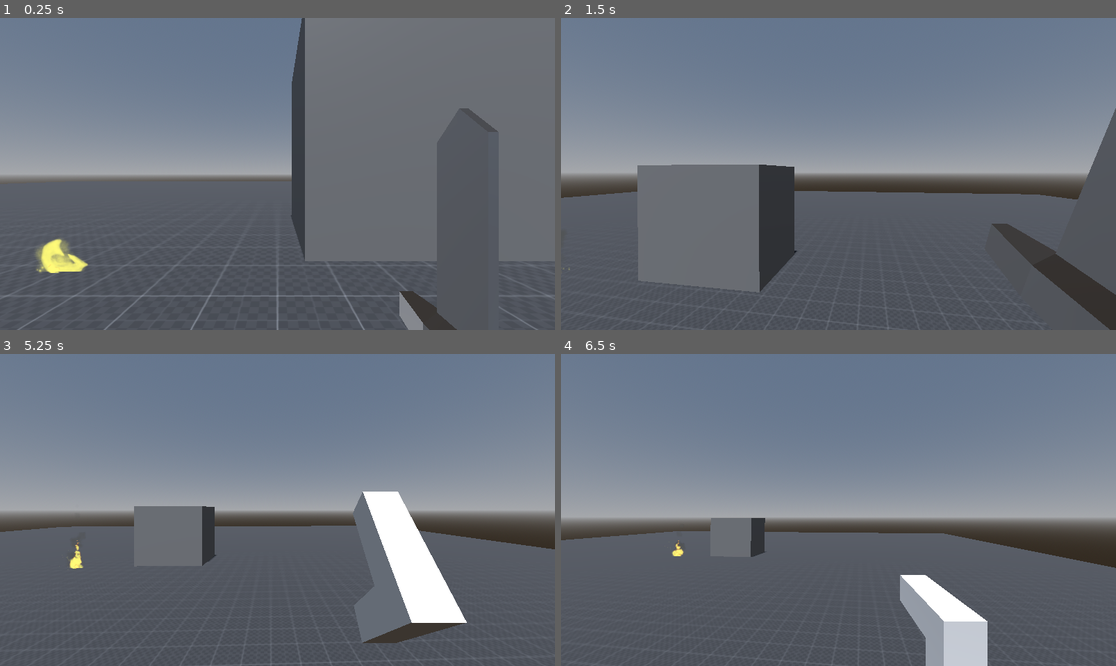
Above: before the commit, frames 1-4 (two rows, left to right).
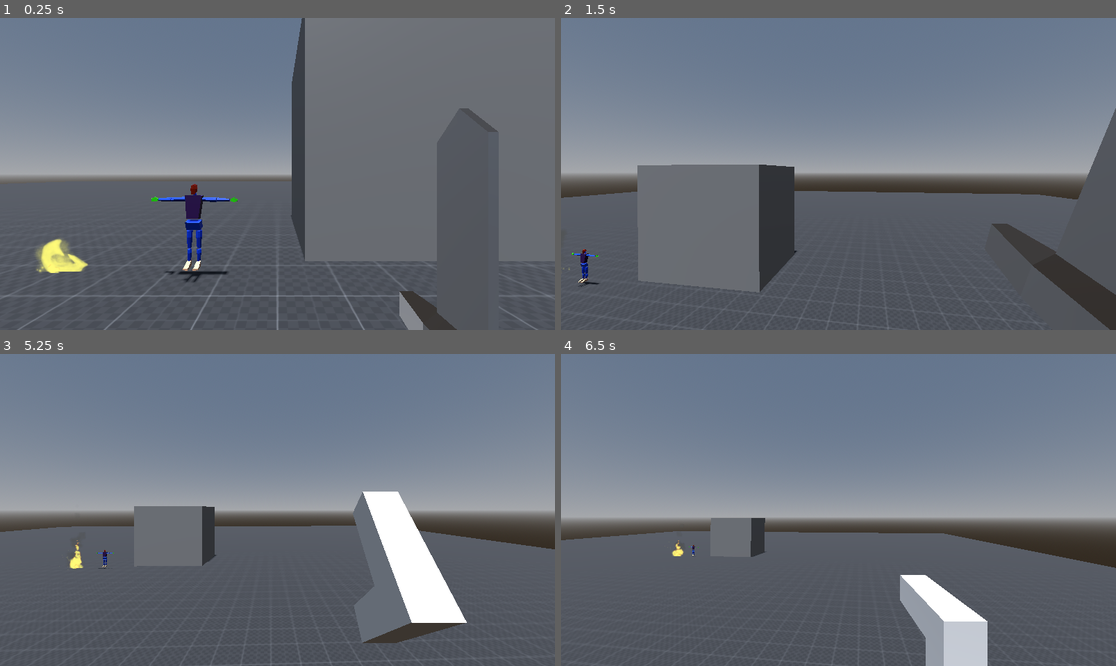
Above: after the commit, the same moments.

Repository: Jplp1919/Boomer-shooter
Game: Godot game, scene res://enviroment/world.tscn
Two runs of this game, one before a commit and one after it. Both use one fixed random seed, a clock stepped at 60 frames per second and the inputs below.
Inputs (mouse positions are in pixels of both pictures, inside the frame that each line leads up to):
- Up to frame 1 (0.25 s): no input
- Up to frame 2 (1.5 s): tap Enter at 0.5 s; move the mouse to (866, 174) at 0.52 s; press the mouse at (866, 174) at 0.53 s; hold D (move_right) 0.53-1.28 s; tap Space (jump) at 0.77 s; move the mouse to (810, 174) at 1.27 s; release the mouse at (810, 174) at 1.28 s; hold S (move_backward) from 1.28 s (still down); click (810, 174) at 1.35 s
- Up to frame 3 (5.25 s): tap Space (jump) at 1.52, 3.02, 3.77, 4.52 s; move the mouse to (288, 503) at 2.02 s; release S (move_backward) at 2.03 s; press the mouse at (288, 503) at 2.03 s; hold D (move_right) 2.03-3.53 s; tap W (move_foward) at 2.1 s; move the mouse to (271, 516) at 2.77 s; release the mouse at (271, 516) at 2.78 s; tap 1 at 2.85 s; click (271, 516) at 3.05 s; move the mouse to (316, 513) at 3.52 s; press the mouse at (316, 513) at 3.53 s; hold A (move_left) 3.53-5.03 s; tap 2 at 3.6 s; move the mouse to (233, 506) at 4.27 s; release the mouse at (233, 506) at 4.28 s; tap 3 at 4.35 s; click (233, 506) at 4.55 s; move the mouse to (283, 510) at 5.02 s; press the mouse at (283, 510) at 5.03 s; hold S (move_backward) from 5.03 s (still down); tap 4 at 5.1 s
- Up to frame 4 (6.5 s): move the mouse to (816, 503) at 5.77 s; release S (move_backward) at 5.78 s; release the mouse at (816, 503) at 5.78 s; hold D (move_right) from 5.78 s (still down); tap 5 at 5.85 s; tap Space (jump) at 6.02 s; click (816, 503) at 6.05 s

The runs differ from the first frame. In frame 1, 0.9% of the frame differs, in the area x 27-43%, y 53-85%; in frame 2, 0.2%; in frame 3, less than 0.1%; in frame 4, less than 0.1%.

Commit message:
added test enemies

Diff:
--- /dev/null
+++ b/characters/enemies/enemy.gd
@@ -0,0 +1,16 @@
+class_name Enemy
+extends CharacterBody3D
+
+@onready var health_manager: Node3D = $HealthManager
+
+func _ready():
+	print("ready")
+	var hitboxes = find_children("*", "HitBox")
+	for hitbox in hitboxes:
+		hitbox.on_hurt.connect(health_manager.hurt)
+	health_manager.gibbed.connect(queue_free)
+
+	hitboxes.append(self)
+
+func hurt(damege_data : DamageData):
+	health_manager.hurt(damege_data)
--- /dev/null
+++ b/characters/enemies/enemy.tscn
@@ -0,0 +1,22 @@
+[gd_scene load_steps=4 format=3 uid="uid://na35hdwlh1ib"]
+
+[ext_resource type="Script" path="res://characters/enemies/enemy.gd" id="1_4schq"]
+[ext_resource type="PackedScene" uid="uid://c5g6e0iilulgi" path="res://characters/health_manager.tscn" id="1_p304t"]
+
+[sub_resource type="CapsuleShape3D" id="CapsuleShape3D_bed0p"]
+radius = 0.232515
+height = 1.48202
+
+[node name="Enemy" type="CharacterBody3D"]
+collision_layer = 2
+collision_mask = 3
+script = ExtResource("1_4schq")
+
+[node name="Graphics" type="Node3D" parent="."]
+
+[node name="CollisionShape3D" type="CollisionShape3D" parent="."]
+transform = Transform3D(1, 0, 0, 0, 1, 0, 0, 0, 1, 0, 1, 0)
+shape = SubResource("CapsuleShape3D_bed0p")
+
+[node name="HealthManager" parent="." instance=ExtResource("1_p304t")]
+verbose = true
--- /dev/null
+++ b/characters/enemies/test/blockman/blockman.tscn
@@ -0,0 +1,31 @@
+[gd_scene load_steps=6 format=3 uid="uid://c7we1esb1ntri"]
+
+[ext_resource type="PackedScene" uid="uid://na35hdwlh1ib" path="res://characters/enemies/enemy.tscn" id="1_b502g"]
+[ext_resource type="PackedScene" uid="uid://n2763pkiw5x6" path="res://characters/enemies/test/blockman/blockman001.glb" id="2_o0lwj"]
+[ext_resource type="Script" path="res://characters/hit_box.gd" id="3_oo8q8"]
+
+[sub_resource type="CapsuleShape3D" id="CapsuleShape3D_vjip7"]
+radius = 0.796545
+height = 5.03573
+
+[sub_resource type="SphereShape3D" id="SphereShape3D_np4rp"]
+
+[node name="Blockman" instance=ExtResource("1_b502g")]
+
+[node name="blockman001" parent="Graphics" index="0" instance=ExtResource("2_o0lwj")]
+transform = Transform3D(0.2, 0, 0, 0, 0.2, 0, 0, 0, 0.2, 0, 1.25901, 0)
+
+[node name="Body" type="Area3D" parent="Graphics/blockman001" index="10"]
+script = ExtResource("3_oo8q8")
+
+[node name="CollisionShape3D" type="CollisionShape3D" parent="Graphics/blockman001/Body" index="0"]
+transform = Transform3D(1, 0, 0, 0, 1, 0, 0, 0, 1, 0, -1.39261, 0)
+shape = SubResource("CapsuleShape3D_vjip7")
+
+[node name="Head" type="Area3D" parent="Graphics/blockman001" index="11"]
+script = ExtResource("3_oo8q8")
+weak_spot = true
+
+[node name="CollisionShape3D" type="CollisionShape3D" parent="Graphics/blockman001/Head" index="0"]
+transform = Transform3D(1, 0, 0, 0, 1, 0, 0, 0, 1, 0, 1.57653, 0)
+shape = SubResource("SphereShape3D_np4rp")
--- /dev/null
+++ b/characters/hit_box.gd
@@ -0,0 +1,11 @@
+class_name HitBox
+extends Area3D
+
+@export var weak_spot = false
+@export var critical_damage_multiplier = 2
+signal on_hurt(damage_data: DamageData)
+
+func hurt(damage_data: DamageData):
+	if weak_spot:
+		damage_data.amount *= critical_damage_multiplier
+	on_hurt.emit(damage_data)
--- /dev/null
+++ b/characters/hit_box.tscn
@@ -0,0 +1,10 @@
+[gd_scene load_steps=2 format=3 uid="uid://d435dfdhj4h6"]
+
+[ext_resource type="Script" path="res://characters/hit_box.gd" id="1_de8km"]
+
+[node name="HitBox" type="Area3D"]
+collision_layer = 4
+collision_mask = 0
+script = ExtResource("1_de8km")
+
+[node name="CollisionShape3D" type="CollisionShape3D" parent="."]
--- a/characters/player/player.tscn
+++ b/characters/player/player.tscn
@@ -212,6 +212,8 @@
 }
 
 [node name="Player" type="CharacterBody3D"]
+collision_layer = 6
+collision_mask = 3
 script = ExtResource("1_nse8j")
 
 [node name="BodyShape" type="CollisionShape3D" parent="."]
--- a/enviroment/world.tscn
+++ b/enviroment/world.tscn
@@ -1,8 +1,9 @@
-[gd_scene load_steps=8 format=3 uid="uid://c4op4ge3fht3t"]
+[gd_scene load_steps=9 format=3 uid="uid://c4op4ge3fht3t"]
 
 [ext_resource type="Texture2D" uid="uid://d204pscauecc7" path="res://enviroment/assets/texture_07.png" id="1_l6ir3"]
 [ext_resource type="PackedScene" uid="uid://dkukwdl83728d" path="res://characters/player/player.tscn" id="2_uorke"]
 [ext_resource type="PackedScene" uid="uid://c5dbr26npmfin" path="res://traps/fire_hazard.tscn" id="3_m0t8l"]
+[ext_resource type="PackedScene" uid="uid://c7we1esb1ntri" path="res://characters/enemies/test/blockman/blockman.tscn" id="4_m06hg"]
 
 [sub_resource type="StandardMaterial3D" id="StandardMaterial3D_n2ag3"]
 albedo_texture = ExtResource("1_l6ir3")
@@ -43,3 +44,6 @@
 
 [node name="FireHazard" parent="." instance=ExtResource("3_m0t8l")]
 transform = Transform3D(1, 0, 0, 0, 1, 0, 0, 0, 1, -4, 0, -3.72333)
+
+[node name="Blockman" parent="." instance=ExtResource("4_m06hg")]
+transform = Transform3D(1, 0, 0, 0, 1, 0, 0, 0, 1, -1.45592, -0.0346615, -3.54287)
--- a/project.godot
+++ b/project.godot
@@ -81,3 +81,6 @@
 
 3d_physics/layer_1="Enviroment"
 3d_physics/layer_2="Characters"
+3d_physics/layer_3="Hitboxes"
+3d_physics/layer_4="Gibs"
+3d_physics/layer_5="Pickups"
--- a/traps/fire_hazard.tscn
+++ b/traps/fire_hazard.tscn
@@ -12,6 +12,8 @@
 [node name="Fire" parent="." instance=ExtResource("1_6plqm")]
 
 [node name="FireArea" type="Area3D" parent="."]
+collision_layer = 0
+collision_mask = 3
 
 [node name="CollisionShape3D" type="CollisionShape3D" parent="FireArea"]
 transform = Transform3D(1, 0, 0, 0, 1, 0, 0, 0, 1, 0, 0.736349, 0)
--- a/weapons/attack_emitters/hit_scan_attack_emitter.gd
+++ b/weapons/attack_emitters/hit_scan_attack_emitter.gd
@@ -20,6 +20,7 @@
 	ray_cast_3d.force_raycast_update()
 	if ray_cast_3d.is_colliding():
 		var can_hurt = ray_cast_3d.get_collider().has_method("hurt")
+		print(can_hurt)
 		if can_hurt and only_hit_enviroment:
 			pass
 		elif can_hurt:
Binary file added: characters/enemies/test/blockman/blockman001.glb
Not shown, added: characters/enemies/test/blockman/blockman001.glb.import
